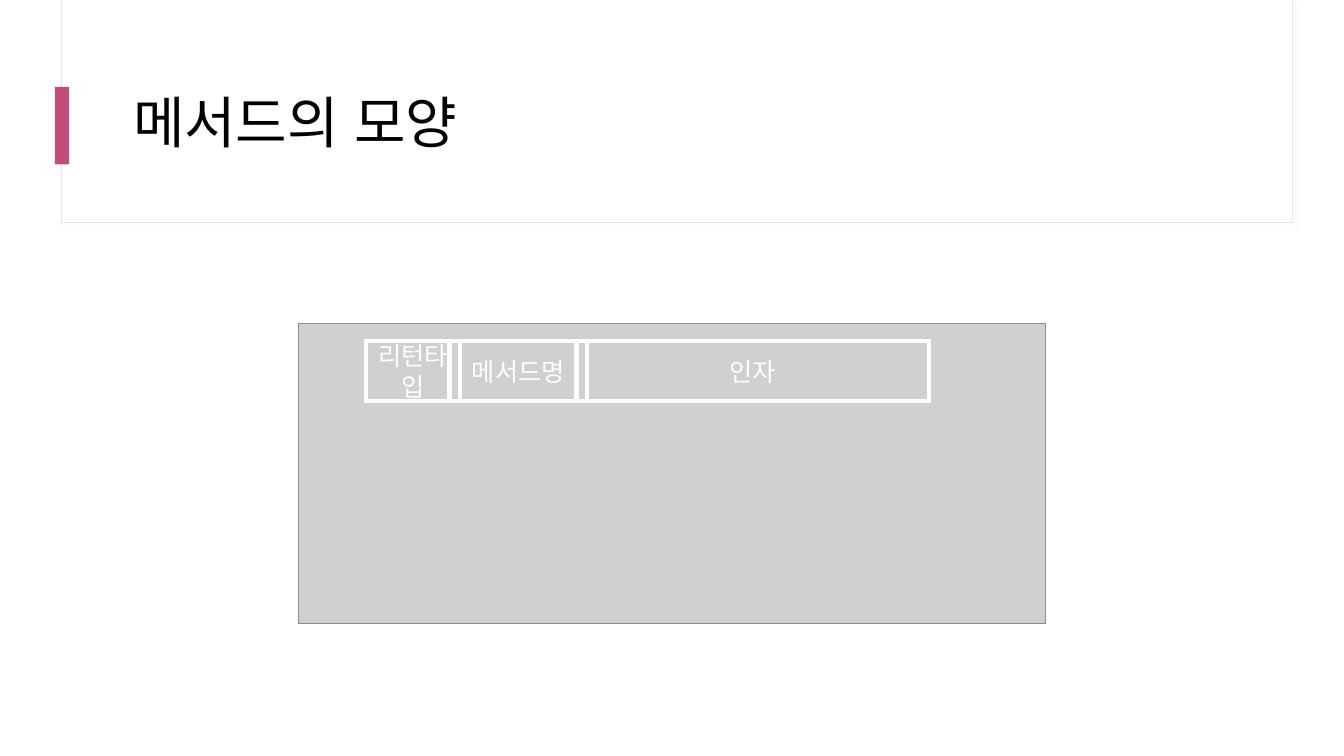
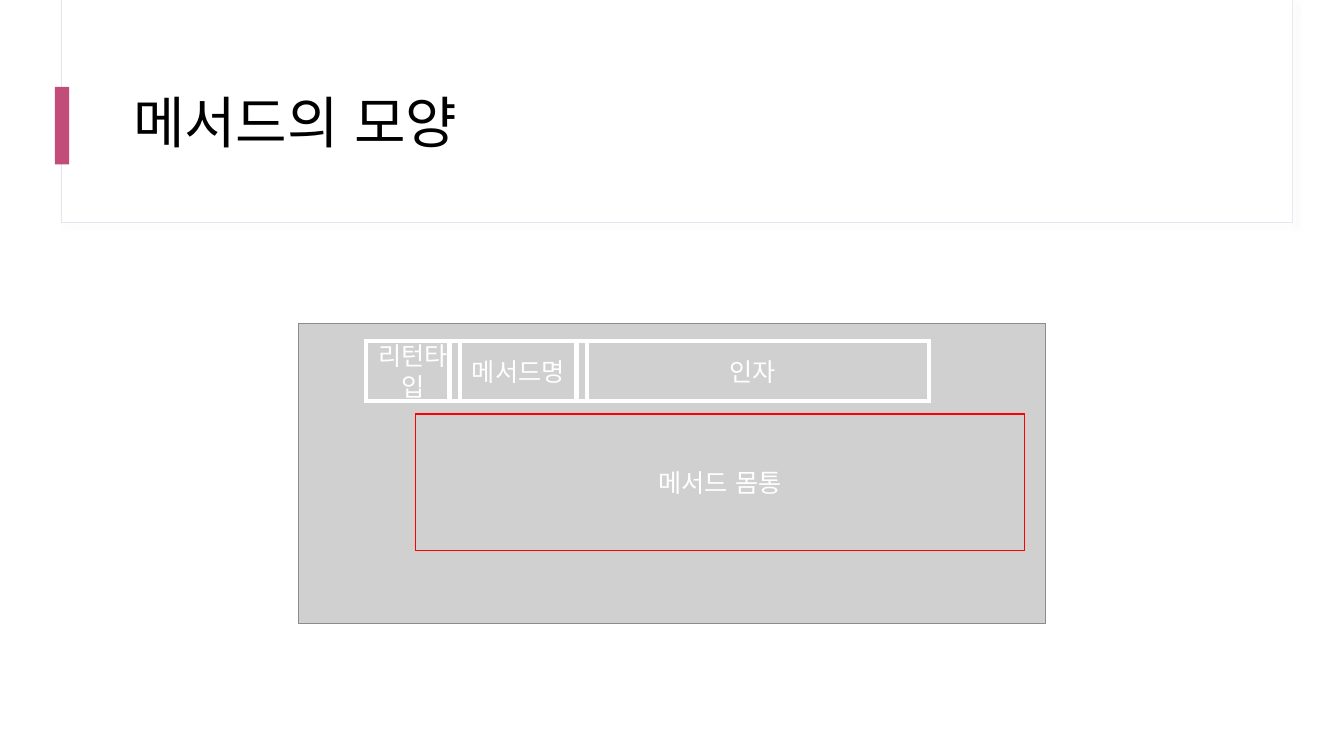
Before and after one commit to yhs0602/SPLIT_lecture_examples, a slide deck: slide 80 of docs/SPLIT 17차 Java.pptx (slide 77 before the commit). Drawn at 1344x756 pixels with LibreOffice and Linux fonts; fonts in the diff are those of the drawing; grey boxes stand for pictures. Boxes give left, top, right and bottom in pixels: in the first picture for what was removed or moved away, otherwise in the second. Text is boxed around its words. In the diff, an @@ line names an element or a change of style, - is before the commit and + after.

```diff
--- a/docs/SPLIT 17차 Java.pptx
+++ b/docs/SPLIT 17차 Java.pptx
@@ rectangle added at [415,414,1025,551], outline #FF0000 1 pt, 18 pt, text #FFFFFF @@
+메서드 몸통
```
Also in this commit, not shown: 7 other slides changed, 12 slides added, 7 other files.
